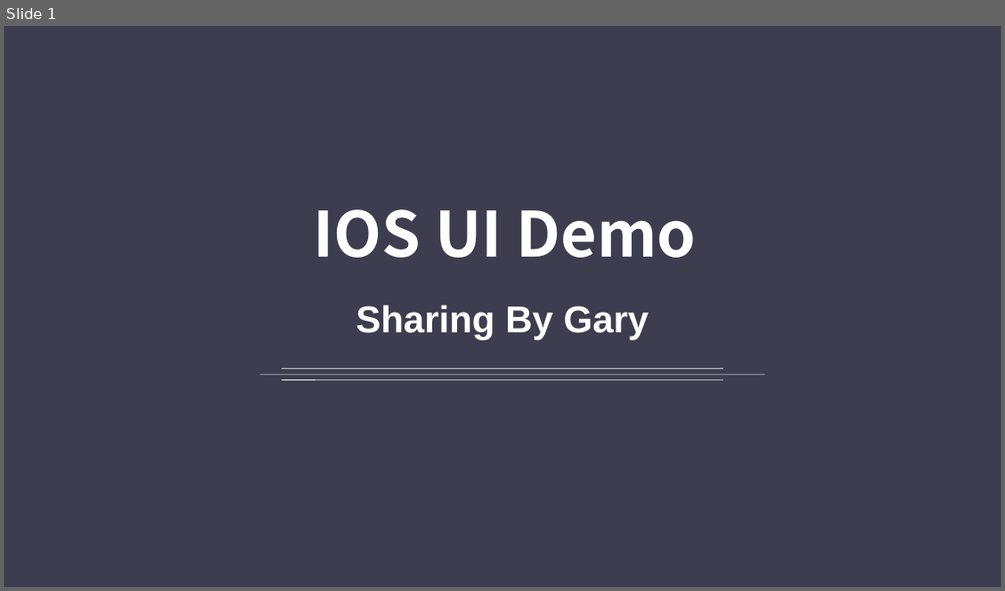
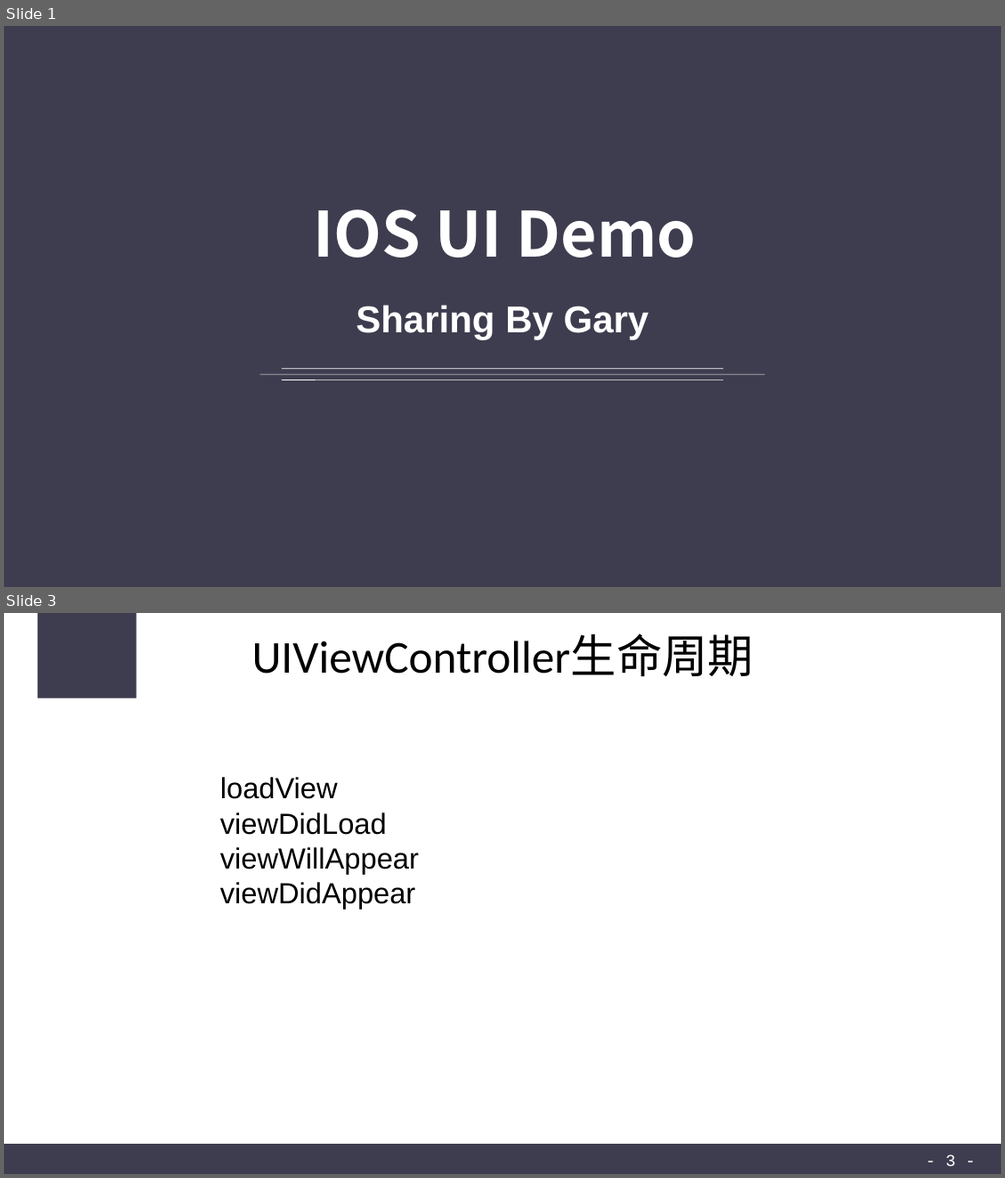
Before and after one commit to CODEJY/IOSProjects, a slide deck: Sharing3.ppt. Shown one above the other, each under a label of ours: slide 1 before the commit, slides 1 and 3 after it; the slides between them are not shown. The pictures are 1005x591 and 1005x1178 pixels, drawn with LibreOffice and Linux fonts; fonts in the diff are those of the drawing. Boxes give left, top, right and bottom in pixels: in the first picture for what was removed or moved away, otherwise in the second. Text is boxed around its words. In the diff, an @@ line names an element or a change of style, - is before the commit and + after.

```diff
--- a/Sharing3.ppt
+++ b/Sharing3.ppt
@@ slide 3 added at (x1=4, y1=613, x2=1001, y2=1174), background #FFFFFF @@
@@ rectangle added at (x1=38, y1=613, x2=137, y2=698), fill #3E3D4F @@
@@ title added at (x1=252, y1=635, x2=754, y2=676), 44 pt, text #000000 @@
+UIViewController生命周期
@@ text added at (x1=220, y1=777, x2=419, y2=908), 28 pt, text #000000 @@
+loadView
+viewDidLoad
+viewWillAppear
+viewDidAppear
@@ rectangle added at (x1=4, y1=1143, x2=1000, y2=1174), fill #3E3D4F @@
@@ page number added at (x1=946, y1=1154, x2=955, y2=1166), 16 pt, text #FFFFFF @@
+- 3 -
```
Also in this commit, not shown: 2 slides changed, 2 other slides added, 3 slides removed, 23 other files.
